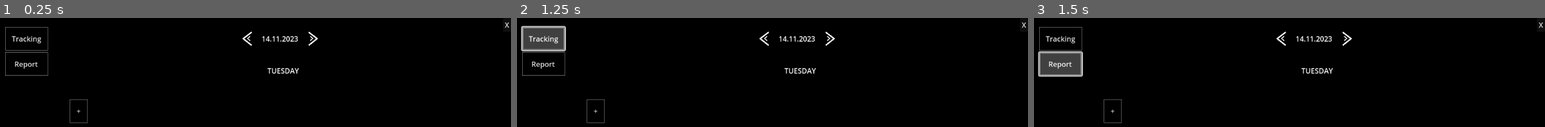
Above: before the commit, frames 1-3 (left to right).
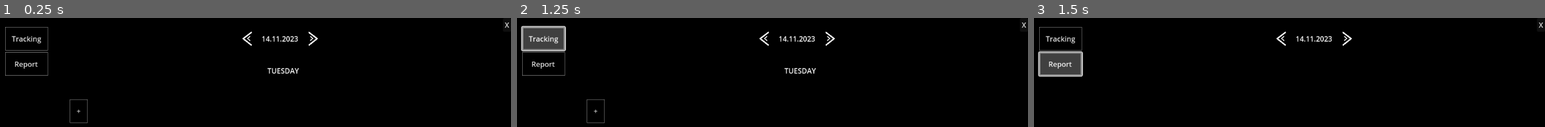
Above: after the commit, the same moments.

Repository: TobsF/snaptracker
Game: Godot game, scene res://src/tracker.tscn
The game is run twice, just before and just after one commit, with the same random seed, the same clock (stepped at 60 frames per second) and the same inputs.
Inputs:
- Up to frame 1 (0.25 s): no input
- Up to frame 2 (1.25 s): click "Tracking" at 0.5 s
- Up to frame 3 (1.5 s): click "Report" at 1.25 s

Frames 1-2 are identical in both runs. In frame 3, 0.3% of the frame differs, in the area x 13-59%, y 45-97%.

Commit message:
allow switching between report and tracking

Diff:
--- /dev/null
+++ b/src/activities/tracking_view.tscn
@@ -0,0 +1,17 @@
+[gd_scene load_steps=4 format=3 uid="uid://bk1q2hfevuxax"]
+
+[ext_resource type="PackedScene" uid="uid://cccbqcydu2h30" path="res://src/activities/day_selector.tscn" id="1_jj5pt"]
+[ext_resource type="PackedScene" uid="uid://bkrdh1ugss00a" path="res://src/activities/daily_activities.tscn" id="2_1i3l6"]
+[ext_resource type="PackedScene" uid="uid://dxbnokwmbbi0d" path="res://src/activities/accumulator.tscn" id="3_rofdn"]
+
+[node name="VBoxContainer" type="VBoxContainer"]
+size_flags_horizontal = 3
+
+[node name="DaySelector" parent="." node_paths=PackedStringArray("day_observer") instance=ExtResource("1_jj5pt")]
+layout_mode = 2
+day_observer = NodePath("../DailyActivities")
+
+[node name="DailyActivities" parent="." instance=ExtResource("2_1i3l6")]
+layout_mode = 2
+
+[node name="Accumulator" parent="." instance=ExtResource("3_rofdn")]
--- a/src/quit_button.gd
+++ b/src/quit_button.gd
@@ -1,6 +1,4 @@
 extends Button
-
-@export var accumulator: Accumulator
 
 func _ready() -> void:
 	if(OS.has_feature("window_decoration")):
@@ -10,5 +8,7 @@
 	global_position =  Vector2(get_window().size.x - size.x, 0)
 
 func _on_pressed() -> void:
-	accumulator.store_activites(SelectedDay.selected_day)
+	var accumulator: Accumulator = get_tree().get_first_node_in_group("accumulator")
+	if accumulator != null:
+		accumulator.store_activites(SelectedDay.selected_day)
 	get_tree().quit()
--- a/src/report/report.gd
+++ b/src/report/report.gd
@@ -3,7 +3,10 @@
 const ACTIVITY_REPORT_ITEM_SCENE: PackedScene = preload("res://src/report/activity_report_item.tscn")
 
 @onready var loaded_data: Dictionary = _load_data_for_interval()
-var selected_day: Date
+@onready var selected_day: Date = SelectedDay.as_date()
+
+func _ready() -> void:
+	open_new_day({"day": selected_day.day, "month": selected_day.month, "year": selected_day.year})
 
 func open_new_day(new_day: Dictionary) -> void:
 	selected_day = Date.new(int(new_day["day"]), int(new_day["month"]), int(new_day["year"]))
--- a/src/report/report_view.tscn
+++ b/src/report/report_view.tscn
@@ -9,7 +9,12 @@
 
 [node name="DaySelector" parent="." node_paths=PackedStringArray("day_observer") instance=ExtResource("2_ngwd0")]
 layout_mode = 2
-day_observer = NodePath("../Report")
+day_observer = NodePath("../MarginContainer/Report")
 
-[node name="Report" parent="." instance=ExtResource("1_ngh45")]
+[node name="MarginContainer" type="MarginContainer" parent="."]
 layout_mode = 2
+theme_override_constants/margin_left = 15
+theme_override_constants/margin_top = 15
+
+[node name="Report" parent="MarginContainer" instance=ExtResource("1_ngh45")]
+layout_mode = 2
--- a/src/tracker.gd
+++ b/src/tracker.gd
@@ -1,5 +1,28 @@
 extends Node2D
+
+const PACKED_TRACKING_SCENE: PackedScene = preload("res://src/activities/tracking_view.tscn")
+const PACKED_REPORT_SCENE: PackedScene = preload("res://src/report/report_view.tscn")
+
+var tracking_node: Node
+var report_node: Node
 
 func _ready() -> void:
 	if(OS.has_feature("window_decoration")):
 		get_window().borderless = false
+	tracking_node = PACKED_TRACKING_SCENE.instantiate()
+	%ViewContainer.add_child(tracking_node)
+
+func _on_tracking_button_pressed() -> void:
+	if report_node != null:
+		report_node.queue_free()
+	if tracking_node == null:
+		tracking_node = PACKED_TRACKING_SCENE.instantiate()
+		%ViewContainer.add_child(tracking_node)
+
+
+func _on_report_button_pressed() -> void:
+	if tracking_node != null:
+		tracking_node.queue_free()
+	if report_node == null:
+		report_node = PACKED_REPORT_SCENE.instantiate()
+		%ViewContainer.add_child(report_node)
--- a/src/tracker.tscn
+++ b/src/tracker.tscn
@@ -1,11 +1,9 @@
-[gd_scene load_steps=8 format=3 uid="uid://ccyribr17cuhf"]
+[gd_scene load_steps=6 format=3 uid="uid://ccyribr17cuhf"]
 
 [ext_resource type="Script" path="res://src/tracker.gd" id="1_bmhnn"]
 [ext_resource type="PackedScene" uid="uid://chalvtlpjhj0r" path="res://src/background.tscn" id="1_i0got"]
 [ext_resource type="Theme" uid="uid://c7v1cvt2e6440" path="res://resources/themes/tracker_theme.tres" id="2_4c3qh"]
 [ext_resource type="PackedScene" uid="uid://euos5mhsb35v" path="res://src/global_scaler.tscn" id="3_rnt32"]
-[ext_resource type="PackedScene" uid="uid://bk1q2hfevuxax" path="res://tracking_view.tscn" id="4_vhdx6"]
-[ext_resource type="PackedScene" uid="uid://dxbnokwmbbi0d" path="res://src/activities/accumulator.tscn" id="6_og8yq"]
 [ext_resource type="Script" path="res://src/quit_button.gd" id="7_npnr5"]
 
 [node name="Tracker" type="Node2D"]
@@ -19,35 +17,31 @@
 offset_bottom = 644.0
 theme = ExtResource("2_4c3qh")
 
-[node name="HBoxContainer" type="HBoxContainer" parent="MarginContainer"]
+[node name="ViewContainer" type="HBoxContainer" parent="MarginContainer"]
+unique_name_in_owner = true
 layout_mode = 2
 
-[node name="VBoxContainer" type="VBoxContainer" parent="MarginContainer/HBoxContainer"]
+[node name="VBoxContainer" type="VBoxContainer" parent="MarginContainer/ViewContainer"]
 layout_mode = 2
 
-[node name="TrackingButton" type="Button" parent="MarginContainer/HBoxContainer/VBoxContainer"]
+[node name="TrackingButton" type="Button" parent="MarginContainer/ViewContainer/VBoxContainer"]
 layout_mode = 2
 text = "Tracking"
 
-[node name="ReportButton" type="Button" parent="MarginContainer/HBoxContainer/VBoxContainer"]
+[node name="ReportButton" type="Button" parent="MarginContainer/ViewContainer/VBoxContainer"]
 layout_mode = 2
 text = "Report"
 
-[node name="TrackingView" parent="MarginContainer/HBoxContainer" instance=ExtResource("4_vhdx6")]
-layout_mode = 2
-size_flags_horizontal = 3
-
 [node name="GlobalScaler" parent="MarginContainer" instance=ExtResource("3_rnt32")]
 
-[node name="Accumulator" parent="." instance=ExtResource("6_og8yq")]
-
-[node name="QuitButton" type="Button" parent="." node_paths=PackedStringArray("accumulator")]
+[node name="QuitButton" type="Button" parent="."]
 offset_left = 1130.0
 offset_top = 2.0
 offset_right = 1148.0
 offset_bottom = 33.0
 text = "X"
 script = ExtResource("7_npnr5")
-accumulator = NodePath("../Accumulator")
 
+[connection signal="pressed" from="MarginContainer/ViewContainer/VBoxContainer/TrackingButton" to="." method="_on_tracking_button_pressed"]
+[connection signal="pressed" from="MarginContainer/ViewContainer/VBoxContainer/ReportButton" to="." method="_on_report_button_pressed"]
 [connection signal="pressed" from="QuitButton" to="QuitButton" method="_on_pressed"]
--- a/tracking_view.tscn
+++ /dev/null
@@ -1,13 +0,0 @@
-[gd_scene load_steps=3 format=3 uid="uid://bk1q2hfevuxax"]
-
-[ext_resource type="PackedScene" uid="uid://cccbqcydu2h30" path="res://src/activities/day_selector.tscn" id="1_003nh"]
-[ext_resource type="PackedScene" uid="uid://bkrdh1ugss00a" path="res://src/activities/daily_activities.tscn" id="2_xhkgg"]
-
-[node name="VBoxContainer" type="VBoxContainer"]
-
-[node name="DaySelector" parent="." node_paths=PackedStringArray("day_observer") instance=ExtResource("1_003nh")]
-layout_mode = 2
-day_observer = NodePath("../DailyActivities")
-
-[node name="DailyActivities" parent="." instance=ExtResource("2_xhkgg")]
-layout_mode = 2
